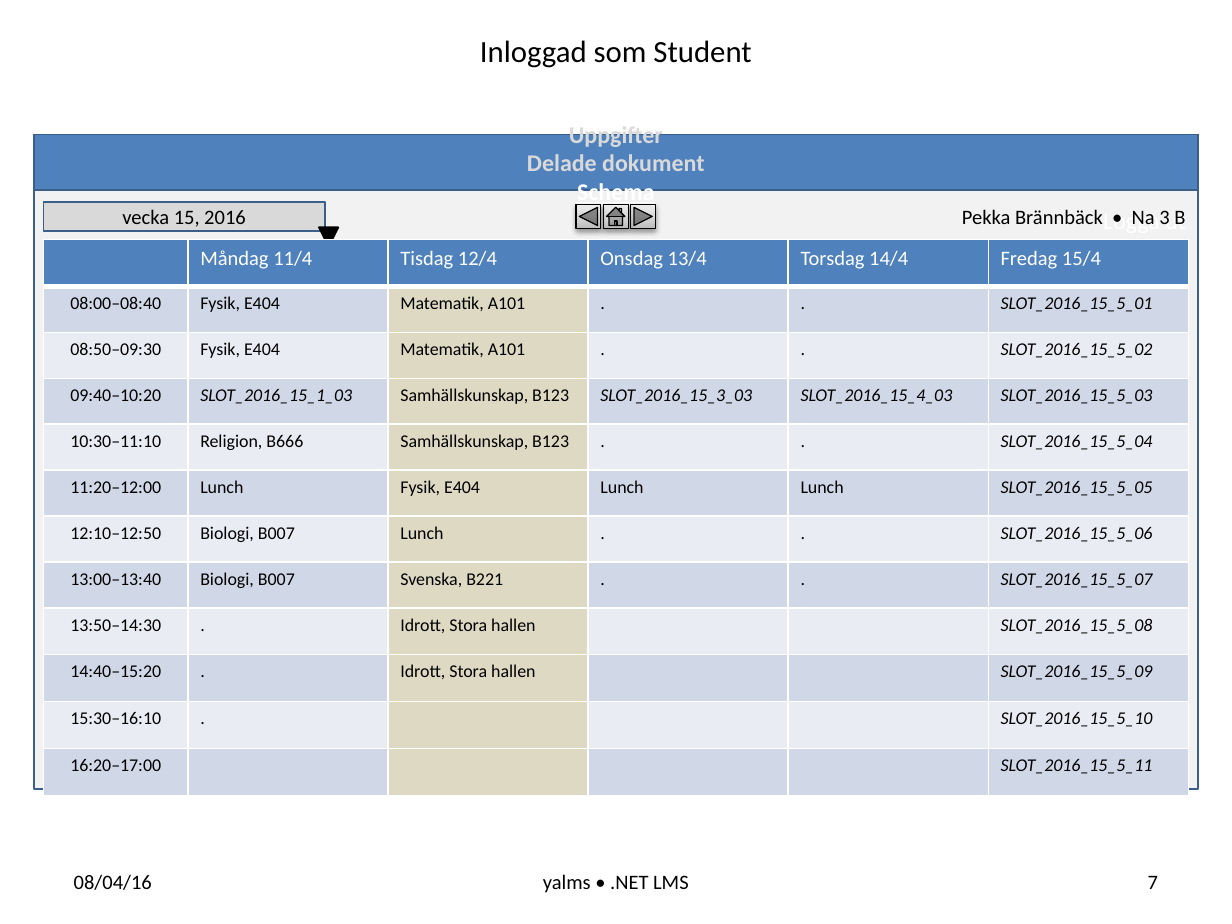
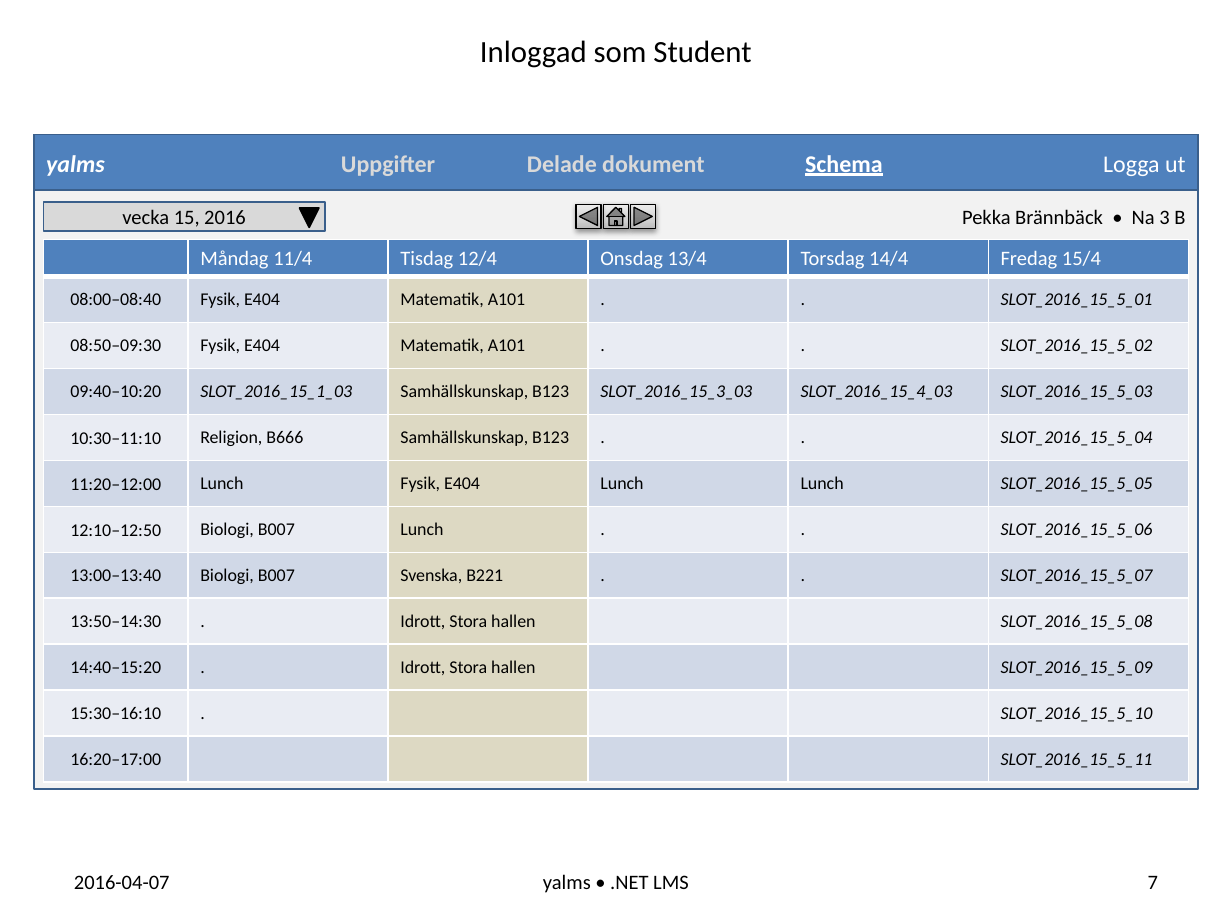
Before and after one commit to sc-elev/yalms, a slide deck: slide 7 of doc/Presentation_yalms.pptx. Drawn at 1232x924 pixels with LibreOffice and Linux fonts; fonts in the diff are those of the drawing. Boxes give left, top, right and bottom in pixels: in the first picture for what was removed or moved away, otherwise in the second. Text is boxed around its words. In the diff, an @@ line names an element or a change of style, - is before the commit and + after.

```diff
--- a/doc/Presentation_yalms.pptx
+++ b/doc/Presentation_yalms.pptx
@@ rectangle "yalms" at <box>34,134,1199,190</box>: columns 1 to 5; outline #3A5F8C 0.99 pt to #3A5F8C 1 pt @@
@@ rectangle at <box>34,134,1199,788</box>: outline #3A5F8C 0.99 pt to #3A5F8C 1 pt @@
@@ action button blank "vecka 15, 2016" at <box>43,202,324,232</box>: outline #3A5F8C 0.99 pt to #3A5F8C 1 pt @@
@@ triangle: place and size @@
-triangle at <box>319,228,339,248</box>
+triangle at <box>299,208,319,228</box>
@@ triangle at <box>299,208,319,228</box>: outline #000000 0.99 pt to #000000 1 pt; proportions changed @@
@@ table at <box>43,239,1185,781</box> @@
@@ fill #D0D8E7 to #D0D8E8 in 30 cells @@
@@ fill #E9ECF3 to #E9EDF4 in 25 cells @@
@@ borders changed @@
@@ text at <box>74,875,170,889</box>: text changed @@
-08/04/16
+2016-04-07
```
Also in this commit, not shown: 20 other slides changed, 4 slides removed.
